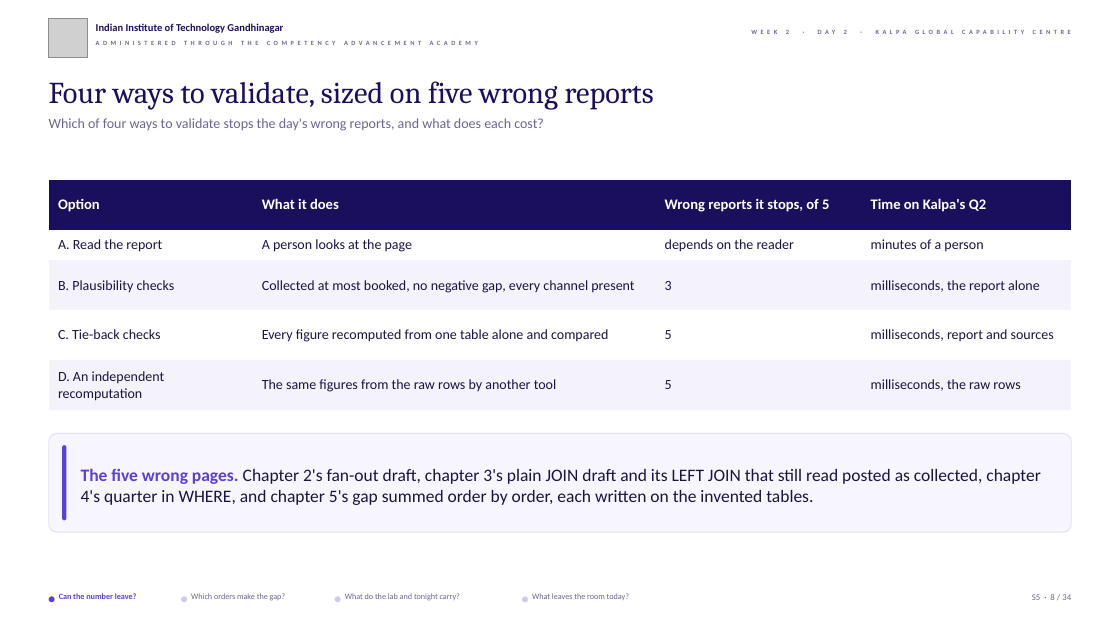
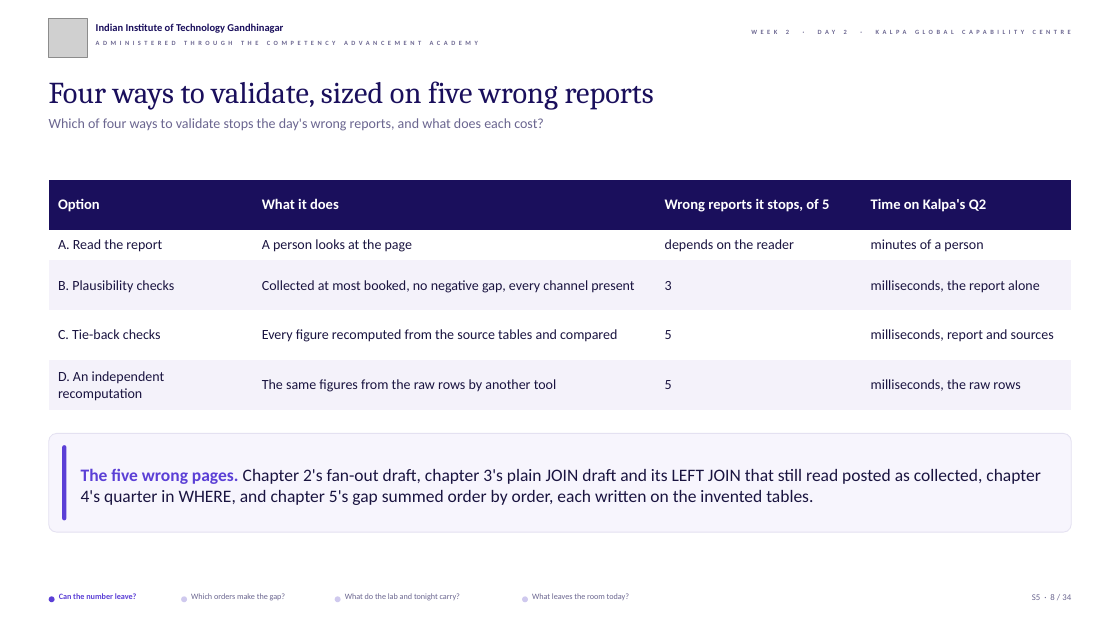
Before and after one commit to fde-academy-lab/c2-content-factory, a slide deck: slide 8 of content/W02/D2/slides/C2_W02_D02_half2_STUDENT.pptx. Drawn at 1120x630 pixels with LibreOffice and Linux fonts; fonts in the diff are those of the drawing; grey boxes stand for pictures; background and template pictures are left out. Boxes give left, top, right and bottom in pixels: in the first picture for what was removed or moved away, otherwise in the second. Text is boxed around its words. In the diff, an @@ line names an element or a change of style, - is before the commit and + after.

```diff
--- a/content/W02/D2/slides/C2_W02_D02_half2_STUDENT.pptx
+++ b/content/W02/D2/slides/C2_W02_D02_half2_STUDENT.pptx
@@ table at <box>49,180,1072,410</box> @@
-row 4, column 2: Every figure recomputed from one table alone and compared
+row 4, column 2: Every figure recomputed from the source tables and compared
```
Also in this commit, not shown: 4 other slides changed, 4 other files.
